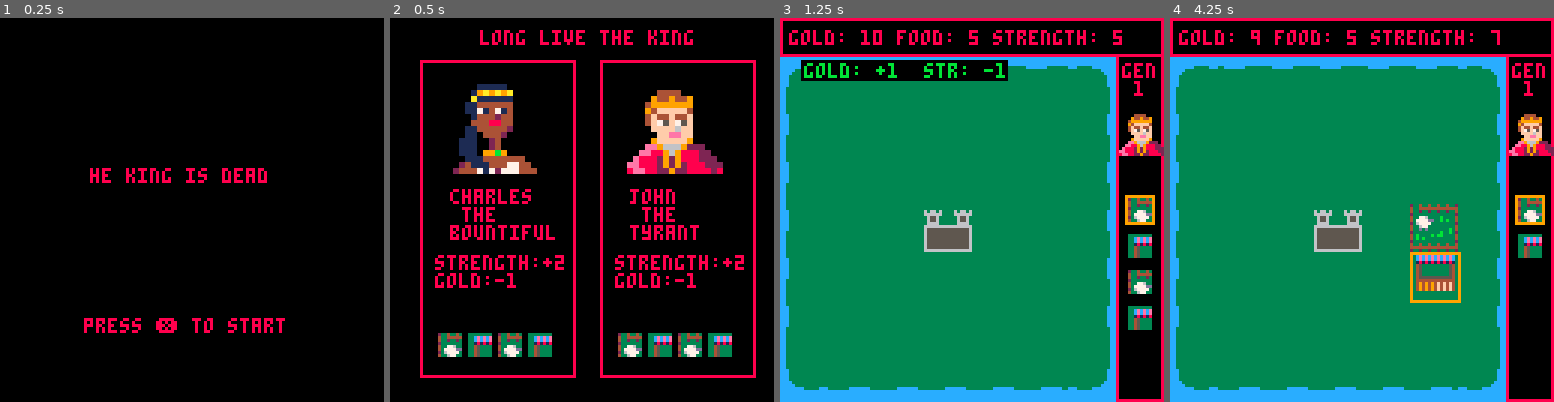
Above: before the commit, frames 1-4 (left to right).
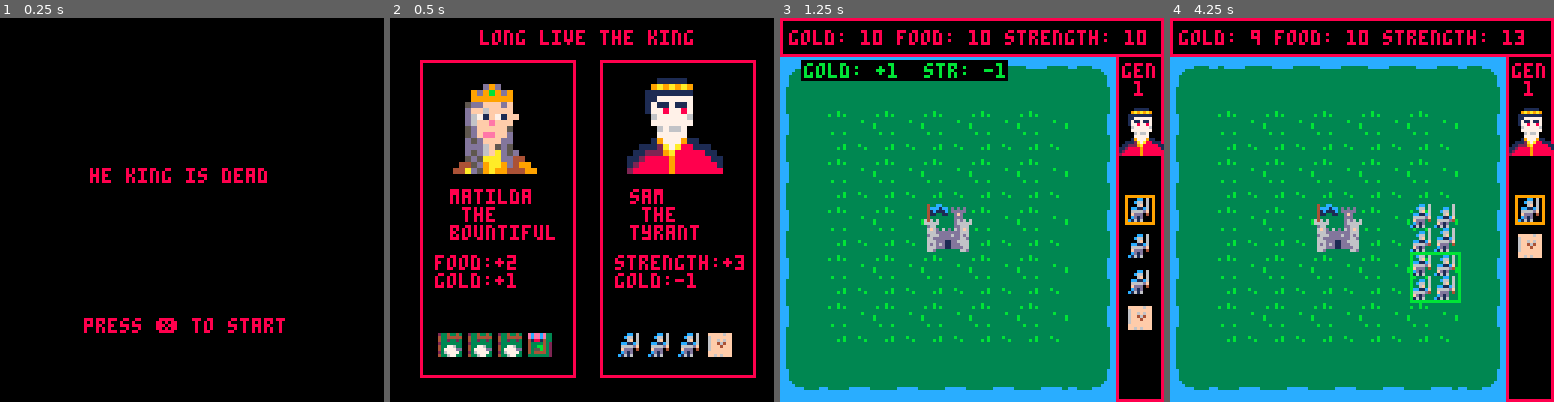
Above: after the commit, the same moments.

Repository: sam-higton/pico8-experiments
Game: PICO-8 cartridge tinygames/thekingisdead.p8
The game is run twice, just before and just after one commit, with the same random seed, the same clock (stepped at 60 frames per second) and the same inputs.
Inputs:
- Up to frame 1 (0.25 s): no input
- Up to frame 2 (0.5 s): tap X (X key) at 0.33 s
- Up to frame 3 (1.25 s): tap X (X key) at 1.07 s
- Up to frame 4 (4.25 s): hold Right 1.6-2.1 s; tap X (X key) at 1.85, 2.97, 4.08 s; hold Up 2.15-2.42 s; hold Right 2.47-3.03 s; hold Left 3.08-3.58 s; hold Down 3.63-3.97 s; hold Right from 4.02 s (still down)

Frame 1 is identical in both runs. In frame 2, 9.3% of the frame differs, in the area x 11-93%, y 15-89%; in frame 3, 6.4%; in frame 4, 8.0%.

Commit message:
core game loop done and gender stuff

Diff:
--- a/tinygames/generationsk.p8
+++ b/tinygames/generationsk.p8
@@ -97,13 +97,29 @@
 
 
 
+…(16 lines of a section not shown)…
 __map__
-0b0a0b08080808180b0b191819180b0800000000000000000000000000000000000000000000000000000000000000000000000000000000000000000000000000000000000000000000000000000000000000000000000000000000000000000000000000000000000000000000000000000000000000000000000000000000
-0b0b1b0b44440a0b0a0b0b0b4849090800000000000000000000000000000000000000000000000000000000000000000000000000000000000000000000000000000000000000000000000000000000000000000000000000000000000000000000000000000000000000000000000000000000000000000000000000000000
+0b0a0b08080808184a4a4b4a4b180b0800000000000000000000000000000000000000000000000000000000000000000000000000000000000000000000000000000000000000000000000000000000000000000000000000000000000000000000000000000000000000000000000000000000000000000000000000000000
+0b0b1b0b44440a0b0a5a5b5a5b49090800000000000000000000000000000000000000000000000000000000000000000000000000000000000000000000000000000000000000000000000000000000000000000000000000000000000000000000000000000000000000000000000000000000000000000000000000000000
 1916190b44440b40411b1a1b58590b0800000000000000000000000000000000000000000000000000000000000000000000000000000000000000000000000000000000000000000000000000000000000000000000000000000000000000000000000000000000000000000000000000000000000000000000000000000000
 16080b04050b0b50510b07080b08070800000000000000000000000000000000000000000000000000000000000000000000000000000000000000000000000000000000000000000000000000000000000000000000000000000000000000000000000000000000000000000000000000000000000000000000000000000000
-190b191415180b0b0b180b0b190b545400000000000000000000000000000000000000000000000000000000000000000000000000000000000000000000000000000000000000000000000000000000000000000000000000000000000000000000000000000000000000000000000000000000000000000000000000000000
-160b090b0908090b1b0808424307545400000000000000000000000000000000000000000000000000000000000000000000000000000000000000000000000000000000000000000000000000000000000000000000000000000000000000000000000000000000000000000000000000000000000000000000000000000000
-190b160b0b16094746070b52530a0b1800000000000000000000000000000000000000000000000000000000000000000000000000000000000000000000000000000000000000000000000000000000000000000000000000000000000000000000000000000000000000000000000000000000000000000000000000000000
-19160b09160b09464608090b0b1a0b0800000000000000000000000000000000000000000000000000000000000000000000000000000000000000000000000000000000000000000000000000000000000000000000000000000000000000000000000000000000000000000000000000000000000000000000000000000000
+190b191415180b0b0b4a0b0b190b545400000000000000000000000000000000000000000000000000000000000000000000000000000000000000000000000000000000000000000000000000000000000000000000000000000000000000000000000000000000000000000000000000000000000000000000000000000000
+16c4c50b0908090b1b0808424307545400000000000000000000000000000000000000000000000000000000000000000000000000000000000000000000000000000000000000000000000000000000000000000000000000000000000000000000000000000000000000000000000000000000000000000000000000000000
+19d4d50b0b16094746070b52530a4c4d00000000000000000000000000000000000000000000000000000000000000000000000000000000000000000000000000000000000000000000000000000000000000000000000000000000000000000000000000000000000000000000000000000000000000000000000000000000
+19160b09160b09464608090b0b1a5c5d00000000000000000000000000000000000000000000000000000000000000000000000000000000000000000000000000000000000000000000000000000000000000000000000000000000000000000000000000000000000000000000000000000000000000000000000000000000
 081819181918191a1b1819181918190800000000000000000000000000000000000000000000000000000000000000000000000000000000000000000000000000000000000000000000000000000000000000000000000000000000000000000000000000000000000000000000000000000000000000000000000000000000
--- a/tinygames/thekingisdead.p8
+++ b/tinygames/thekingisdead.p8
@@ -22,100 +22,115 @@
     'ivan',
     'peter',
     'vlad',
-    'kim',
     'jonathon',
     'greg',
     'liam',
     'rubin',
     'sam',
-    'kat'
+    'katharine', -- 17
+    'kim',
+    'mary',
+    'matilda',
+    'zenobia'
 }
-kings = {
-    {
-        type='tyrant',
-        sprite=64,
-        buffs={
-            {stat='strength', val=2},
-            {stat='gold', val=-1},
+
+function kings()
+    return {
+        {
+            gender='m',
+            type='tyrant',
+            sprite={66, 98},
+            buffs={
+                {stat='strength', val=3},
+                {stat='gold', val=-1},
+            },
+            tiles={
+                'army',
+                'army',
+                'army',
+                'wasteland'
+            }
         },
-        tiles={
-            'farm',
-            'market',
-            'farm',
-            'market'
-        }
-    },
-    {
-        type='great',
-        sprite=66,
-        buffs={
-            {stat='strength', val=2},
-            {stat='gold', val=-1},
+        {
+            gender='m',
+            type='great',
+            sprite={70, 102},
+            buffs={
+                {stat='strength', val=2},
+                {stat='gold', val=2},
+            },
+            tiles={
+                'farm',
+                'army',
+                'farm',
+                'market'
+            }
         },
-        tiles={
-            'farm',
-            'market',
-            'farm',
-            'market'
-        }
-    },
-    {
-        type='bountiful',
-        sprite=68,
-        buffs={
-            {stat='strength', val=2},
-            {stat='gold', val=-1},
+        {
+            gender='m',
+            type='bountiful',
+            sprite={74, 106},
+            buffs={
+                {stat='food', val=2},
+                {stat='gold', val=1},
+            },
+            tiles={
+                'farm',
+                'farm',
+                'farm',
+                'market'
+            }
         },
-        tiles={
-            'farm',
-            'market',
-            'farm',
-            'market'
-        }
-    },
-    {
-        type='bad',
-        sprite=70,
-        buffs={
-            {stat='strength', val=2},
-            {stat='gold', val=-1},
+        {
+            gender='m',
+            type='bad',
+            sprite={68, 100},
+            buffs={
+                {stat='food', val=-2},
+                {stat='gold', val=-2},
+                {stat='strength', val=-2},
+            },
+            tiles={
+                'wasteland',
+                'wasteland',
+                'wasteland',
+                'wasteland'
+            }
         },
-        tiles={
-            'farm',
-            'market',
-            'farm',
-            'market'
-        }
-    },
-    {
-        type='terrible',
-        sprite=72,
-        buffs={
-            {stat='strength', val=2},
-            {stat='gold', val=-1},
+        {
+            gender='m',
+            type='terrible',
+            sprite={72, 104},
+            buffs={
+                {stat='strength', val=2},
+                {stat='gold', val=-2},
+                {stat='food', val=-2},
+            },
+            tiles={
+                'army',
+                'market',
+                'wasteland',
+                'wasteland'
+            }
         },
-        tiles={
-            'farm',
-            'market',
-            'farm',
-            'market'
-        }
-    },
-    {
-        type='miser',
-        sprite=74,
-        buffs={
-            {stat='strength', val=2},
-            {stat='gold', val=-1},
+        {
+            gender='m',
+            type='miser',
+            sprite={64, 96},
+            buffs={
+                {stat='food', val=-2},
+                {stat='gold', val=5},
+            },
+            tiles={
+                'market',
+                'market',
+                'market',
+                'wasteland'
+            }
         },
-        tiles={
-            'farm',
-            'market',
-            'farm',
-            'market'
-        }
-    },
-}
+    }
+end
+
 tile_types = {
     capital={
         sprite=134,
@@ -161,6 +176,62 @@
                 notify(food..'\5x',coords.x, coords.y)
             end
         end
+    },
+    wasteland={
+        sprite=136,
+        action=function(tile)
+            strength = glyph('strength')
+            coords = grid_coords(tile.x, tile.y)
+            kingdom.strength -= 1
+            if kingdom.strength < 0 then
+                kingdom.strength = 0
+            else
+                notify(strength..'\f8-1',coords.x, coords.y)
+            end
+            if rnd() > 0.5 then
+               --TODO: spawn bandit
+            end
+        end
+    },
+    army={
+        sprite=138,
+        action=function(tile)
+            gold=glyph('gold')
+            food=glyph('food')
+            strength=glyph('strength')
+            coords = grid_coords(tile.x, tile.y)
+
+            if kingdom.gold < 1 or kingdom.food < 1 then
+                notify(food..gold..'\5x',coords.x, coords.y)
+                tile.type = 'bandit'
+                spr(
+                   140,
+                   coords.x,
+                   coords.y,
+                   2,2
+                )
+            else
+                kingdom.strength += 1
+                kingdom.gold -= 1
+                kingdom.food -= 1
+                --TODO: remove bandit
+
+                notify(strength..'+1\n'..food..'\f8-1\n'..gold..'\f8-1',coords.x, coords.y)
+            end
+        end
+    },
+    bandit={
+        sprite=140,
+        action=function(tile)
+            kingdom.strength -= 1
+            if kingdom.strength < 0 then
+                kingdom.strength = 0
+            else
+                notify(strength..'\f8-1',coords.x, coords.y)
+            end
+
+            --TODO: destroy random entity
+        end
     }
 }
 
@@ -186,6 +257,7 @@
 king_option_1 = false
 king_option_2 = false
 selected_king = 0
+last_index = 0
 
 selected_tile = { x=3, y=3 }
 
@@ -220,11 +292,12 @@
 end
 
 function sample(t)
-  return t[flr(rnd(#t)) + 1]
+    last_index = flr(rnd(#t)) + 1
+    return t[last_index]
 end
 
 function notify(message, x, y,color,duration)
-    duration = duration or 4
+    duration = duration or 6
     color = color or 11
     print('\#0'..message..'\^'..duration, x,y,color)
 
@@ -243,6 +316,28 @@
     }
 end
 
+function tile_at(x,y)
+    for k, tile in pairs(kingdom.tiles) do
+        if tile.x == x and tile.y == y then
+            return k
+        end
+    end
+    return false
+end
+
+function can_place(type, x, y)
+    tile_i = tile_at(x, y)
+    if not tile_i then
+        return true
+    end
+    tile = kingdom.tiles[tile_i]
+    if tile.type == 'capital' then
+        return false
+    end
+
+    return true
+end
+
 function spr2x(n, x, y)
   local sx = (n % 16) * 8
   local sy = flr(n / 16) * 8
@@ -256,8 +351,22 @@
     print("press ❎ to start", 28, 100, 8)
 end
 
+function draw_game_over()
+    cls()
+
+    print('he kingdom has fallen', 30, 50, 8)
+    print("press ❎ to start", 28, 100, 8)
+end
+
 function update_start()
     if btnp(❎) then
+        start_game()
+    end
+end
+
+function update_game_over()
+    if btnp(❎) then
+        setup_new_kingdom()
         start_game()
     end
 end
@@ -293,6 +402,7 @@
 
 function update_apply_buffs()
     if first_loop then
+        first_loop = false
         return
     end
 
@@ -337,25 +447,61 @@
 
 function draw_calculate_tiles()
     draw_main()
+    if not first_loop then
+        print('\#0press ❎ to continue',20,120,11)
+    end
 end
 
 function update_calculate_tiles()
-    for tile in all(kingdom.tiles) do
-        tile_type = tile_types[tile.type]
-        tile_type.action(tile)
-        draw_top_menu()
-    end
-    -- todo: calculate game over
-    print('\^6')
-    set_scene('start')
+    if first_loop then
+        for y=0, map_height do
+            for x=0, map_width do
+                tile_i = tile_at(x, y)
+                if tile_i then
+                    tile = kingdom.tiles[tile_i]
+                    tile_type = tile_types[tile.type]
+                    tile_type.action(tile)
+                    draw_top_menu()
+                else
+                    -- do nothing
+                end
+            end
+        end
+        print('\^7')
+        first_loop = false
+    end
+
+    if btnp(❎) then
+        if kingdom.food <= 0 or kingdom.gold <= 0 or kingdom.strength <= 0 then
+            set_scene('game_over')
+        end
+
+
+        set_scene('start')
+    end
+
 end
 
 function place_tile()
-    add(kingdom.tiles, {
-        type=active_tiles[1],
-        x=selected_tile.x,
-        y=selected_tile.y
-    })
+    if not can_place(placing, selected_tile.x, selected_tile.y) then
+        return
+    end
+
+    tile_i = tile_at(selected_tile.x, selected_tile.y)
+    if not tile_i then
+        add(kingdom.tiles, {
+            type=active_tiles[1],
+            x=selected_tile.x,
+            y=selected_tile.y
+        })
+    else
+        kingdom.tiles[tile_i] = {
+            type=active_tiles[1],
+            x=selected_tile.x,
+            y=selected_tile.y
+        }
+    end
+
     deli(active_tiles, 1)
 end
 
@@ -365,12 +511,20 @@
         selected_tile.x,
         selected_tile.y
     )
+
+    placing = active_tiles[1]
+    if can_place(placing, selected_tile.x, selected_tile.y) then
+        color = 11
+    else
+        color = 8
+    end
+
     rect(
         coords.x,
         coords.y,
         coords.x + 16,
         coords.y + 16,
-        9
+        color
     )
 end
 
@@ -386,11 +540,23 @@
 end
 
 function setup_king_picker()
-    king_option_1 = sample(kings)
+    king_option_1 = sample(kings())
     king_option_1.name = sample(king_names)
+    if last_index >= 17 then
+        king_option_1.gender = 'f'
+        king_option_1.sprite = king_option_1.sprite[2]
+    else
+        king_option_1.sprite = king_option_1.sprite[1]
+    end
     repeat
-        king_option_2 = sample(kings)
+        king_option_2 = sample(kings())
         king_option_2.name = sample(king_names)
+        if last_index >= 17 then
+            king_option_2.gender = 'f'
+            king_option_2.sprite = king_option_2.sprite[2]
+        else
+            king_option_2.sprite = king_option_2.sprite[1]
+        end
     until king_option_1.name != king_option_2.name
         and king_option_1.type != king_option_2.type
 
@@ -592,8 +758,8 @@
 function setup_new_kingdom()
     kingdom = {
         gold=10,
-        food=5,
-        strength=5,
+        food=10,
+        strength=10,
         tiles={
             {
                 type='capital',
@@ -602,6 +768,7 @@
             }
         }
     }
+    king_history = {}
 end
 
 function _update()
@@ -615,6 +782,8 @@
         update_place_tiles()
     elseif scene == 'calculate_tiles' then
         update_calculate_tiles()
+    elseif scene == 'game_over' then
+        update_game_over()
     end
 end
 
@@ -629,88 +798,106 @@
         draw_place_tiles()
     elseif scene == 'calculate_tiles' then
         draw_calculate_tiles()
-    end
-    first_loop = false
-end
-…(82 lines of a section not shown)…
+    elseif scene == 'game_over' then
+        draw_game_over()
+    end
+
+end
+…(98 lines of a section not shown)…
Not shown, changed: 48 lines of the sprite sheet (__gfx__) section of tinygames/generationsk.p8
Not shown, changed: 72 lines of the sprite sheet (__gfx__) section of tinygames/thekingisdead.p8
